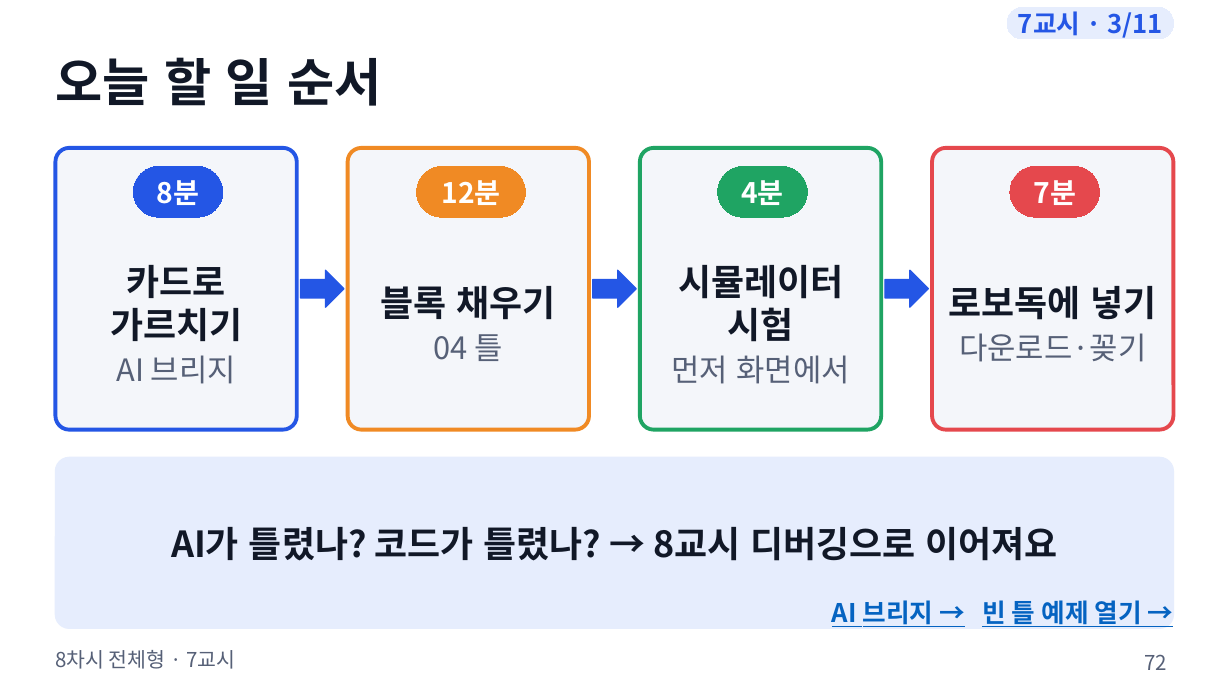
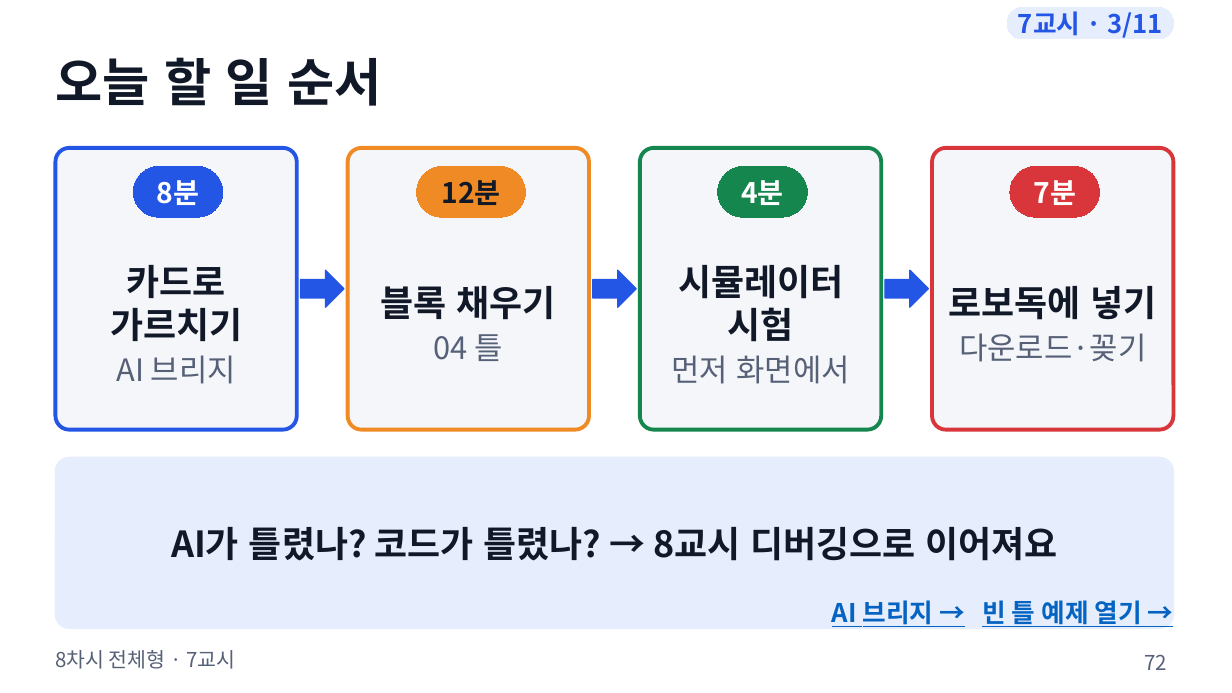
Before and after one commit to boundaryx01-uniquelife/microbit, a slide deck: slide 72 of bridge/docs/materials/8차시_전체형/8차시_수업슬라이드.pptx. Drawn at 1232x693 pixels with LibreOffice and Linux fonts; fonts in the diff are those of the drawing. Boxes give left, top, right and bottom in pixels: in the first picture for what was removed or moved away, otherwise in the second. Text is boxed around its words. In the diff, an @@ line names an element or a change of style, - is before the commit and + after.

```diff
--- a/bridge/docs/materials/8차시_전체형/8차시_수업슬라이드.pptx
+++ b/bridge/docs/materials/8차시_전체형/8차시_수업슬라이드.pptx
@@ rounded rectangle at [640,148,881,430]: outline #1FA463 3 pt to #16864F 3 pt @@
@@ rounded rectangle at [933,148,1174,430]: outline #E5484D 3 pt to #D8363B 3 pt @@
@@ rounded rectangle "12분" at [417,166,526,217]: text colour #FFFFFF to #111827 @@
@@ rounded rectangle "4분" at [718,166,808,217]: fill #1FA463 to #16864F; outline #1FA463 0.75 pt to #16864F 0.75 pt @@
@@ rounded rectangle "7분" at [1010,166,1100,217]: fill #E5484D to #D8363B; outline #E5484D 0.75 pt to #D8363B 0.75 pt @@
```
Also in this commit, not shown: 47 other slides changed, 12 other files.
